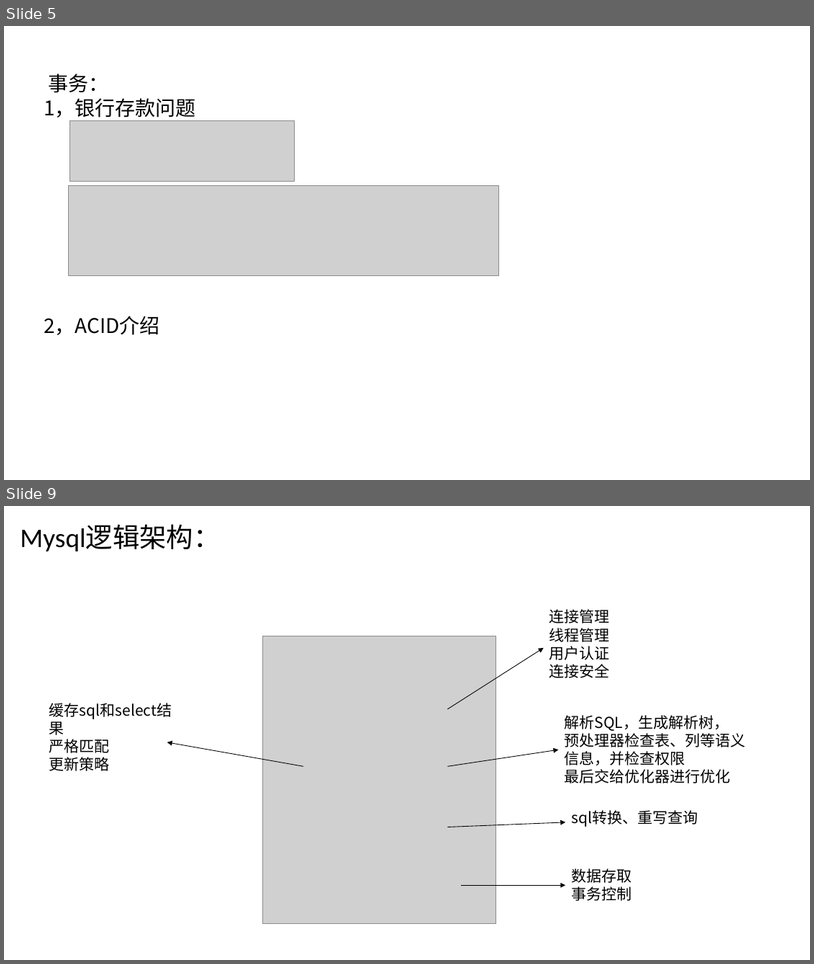
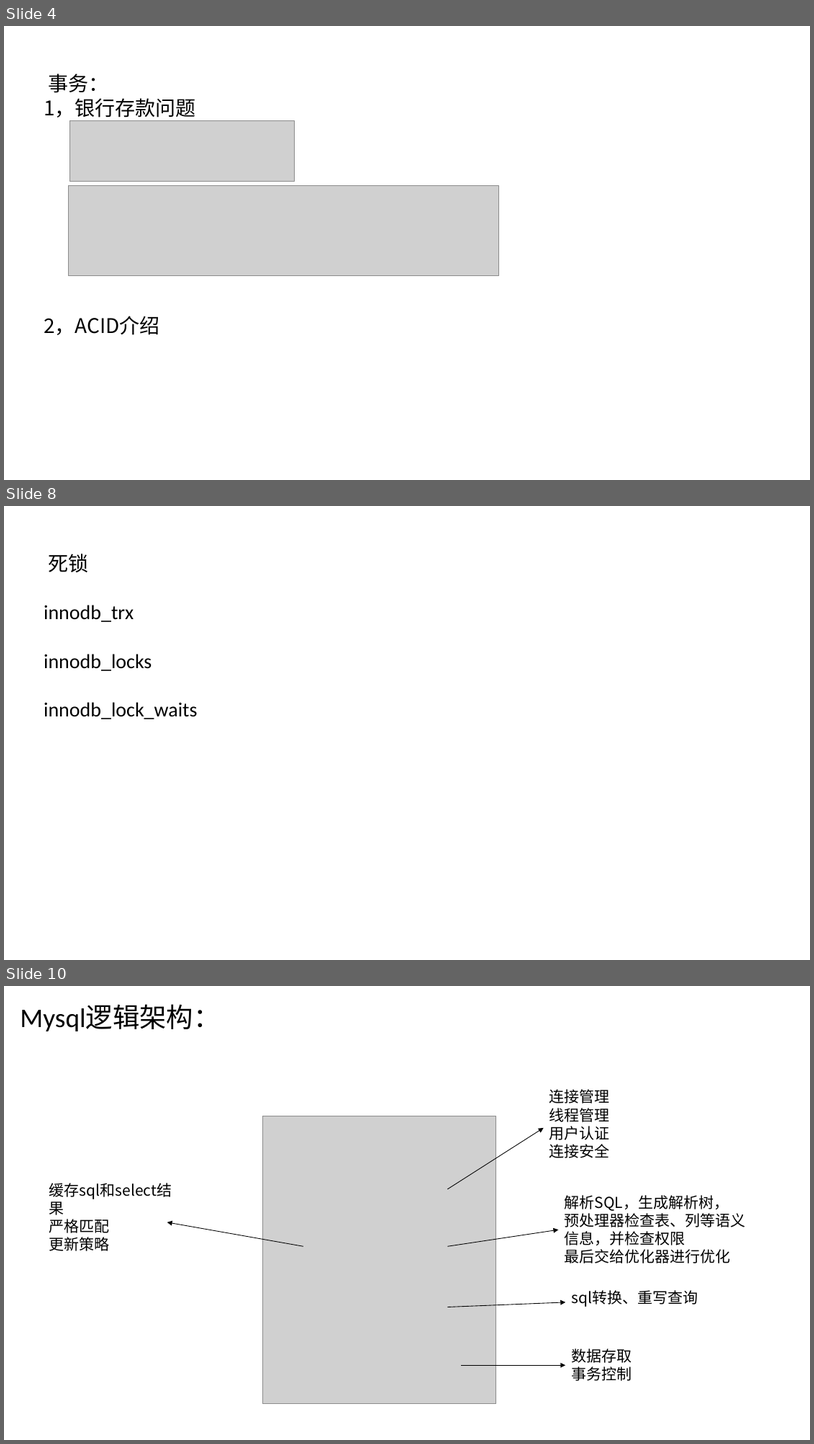
Before and after one commit to ronghuaihai/sharefiles, a slide deck: 数据库演示.pptx. Shown one above the other, each under a label of ours: slides 5 and 9 before the commit, slides 4, 8 and 10 after it; the slides between them are not shown. The pictures are 814x964 and 814x1444 pixels, drawn with LibreOffice and Linux fonts; fonts in the diff are those of the drawing; grey boxes stand for pictures; background and template pictures are left out. Boxes give left, top, right and bottom in pixels: in the first picture for what was removed or moved away, otherwise in the second. Text is boxed around its words. In the diff, an @@ line names an element or a change of style, - is before the commit and + after.

```diff
--- a/数据库演示.pptx
+++ b/数据库演示.pptx
@@ slide 8 added at bbox=[4, 506, 810, 960], background picture (left out) @@
@@ text added at bbox=[44, 554, 197, 719], 24 pt, text #000000 @@
+死锁
+innodb_trx
+innodb_locks
+innodb_lock_waits
@@ what was slide 5 is now slide 4 @@
@@ what was slide 9 is now slide 10 @@
```
Also in this commit, not shown: 12 slides changed, 5 other slides added, 3 slides removed, 2 other files.
